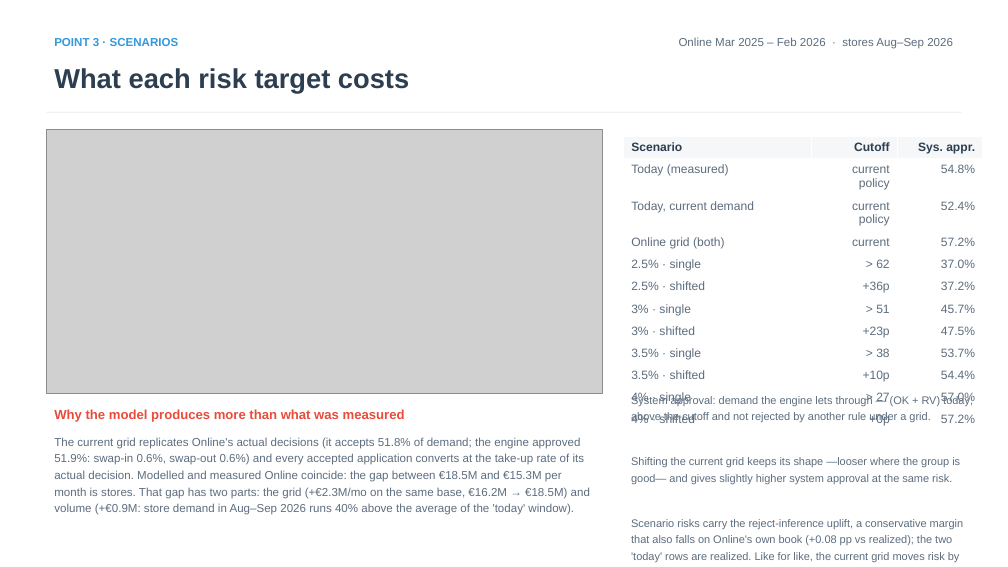
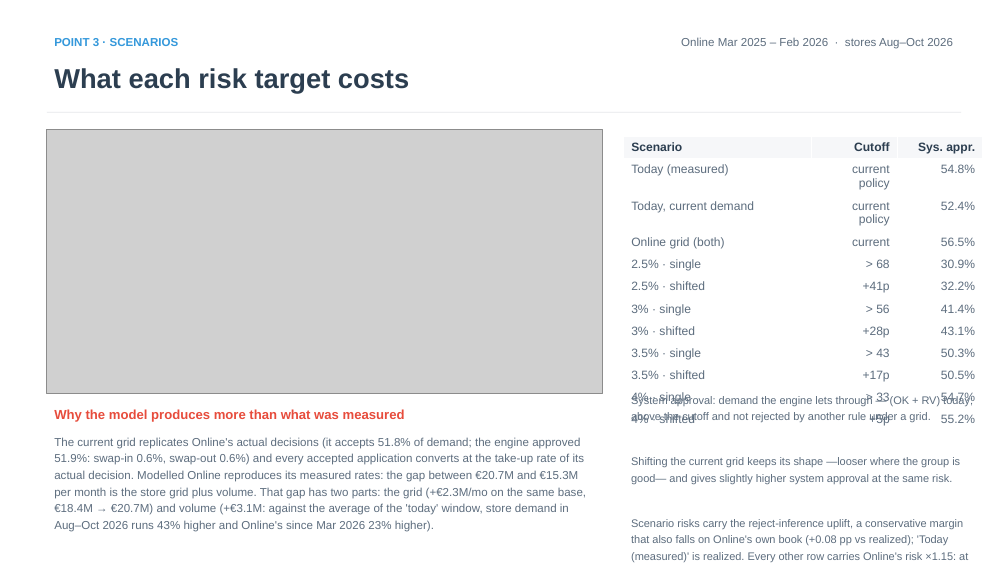
Before and after one commit to iocariz/scoring_tools, a slide deck: slide 7 of output/apple_deck/Apple_EFX_Study.pptx. Drawn at 1008x567 pixels with LibreOffice and Linux fonts; fonts in the diff are those of the drawing; grey boxes stand for pictures. Boxes give left, top, right and bottom in pixels: in the first picture for what was removed or moved away, otherwise in the second. Text is boxed around its words. In the diff, an @@ line names an element or a change of style, - is before the commit and + after.

```diff
--- a/output/apple_deck/Apple_EFX_Study.pptx
+++ b/output/apple_deck/Apple_EFX_Study.pptx
@@ text at box(681, 38, 953, 49): text changed @@
-Online Mar 2025 – Feb 2026 · stores Aug–Sep 2026
+Online Mar 2025 – Feb 2026 · stores Aug–Oct 2026
@@ table at box(624, 137, 983, 430) @@
-row 4, column 3: 57.2%
+row 4, column 3: 56.5%
-row 5, column 2: > 62
+row 5, column 2: > 68
-row 5, column 3: 37.0%
+row 5, column 3: 30.9%
-row 6, column 2: +36p
+row 6, column 2: +41p
-row 6, column 3: 37.2%
+row 6, column 3: 32.2%
-row 7, column 2: > 51
+row 7, column 2: > 56
-row 7, column 3: 45.7%
+row 7, column 3: 41.4%
-row 8, column 2: +23p
+row 8, column 2: +28p
-row 8, column 3: 47.5%
+row 8, column 3: 43.1%
-row 9, column 2: > 38
+row 9, column 2: > 43
-row 9, column 3: 53.7%
+row 9, column 3: 50.3%
-row 10, column 2: +10p
+row 10, column 2: +17p
-row 10, column 3: 54.4%
+row 10, column 3: 50.5%
-row 11, column 2: > 27
+row 11, column 2: > 33
-row 11, column 3: 57.0%
+row 11, column 3: 54.7%
-row 12, column 2: +0p
+row 12, column 2: +5p
-row 12, column 3: 57.2%
+row 12, column 3: 55.2%
@@ text at box(54, 437, 586, 532): text changed @@
-The current grid replicates Online's actual decisions (it accepts 51.8% of demand; the engine approved 51.9%: swap-in 0.6%, swap-out 0.6%) and every accepted application converts at the take-up rate of its actual decision. Modelled and measured Online coincide: the gap between €18.5M and €15.3M per month is stores. That gap has two parts: the grid (+€2.3M/mo on the same base, €16.2M → €18.5M) and volume (+€0.9M: store demand in Aug–Sep 2026 runs 40% above the average of the 'today' window).
+The current grid replicates Online's actual decisions (it accepts 51.8% of demand; the engine approved 51.9%: swap-in 0.6%, swap-out 0.6%) and every accepted application converts at the take-up rate of its actual decision. Modelled Online reproduces its measured rates: the gap between €20.7M and €15.3M per month is the store grid plus volume. That gap has two parts: the grid (+€2.3M/mo on the same base, €18.4M → €20.7M) and volume (+€3.1M: against the average of the 'today' window, store demand in Aug–Oct 2026 runs 43% higher and Online's since Mar 2026 23% higher).
@@ text at box(631, 519, 968, 562): text changed @@
-Scenario risks carry the reject-inference uplift, a conservative margin that also falls on Online's own book (+0.08 pp vs realized); the two 'today' rows are realized. Like for like, the current grid moves risk by -0.19 pp.
+Scenario risks carry the reject-inference uplift, a conservative margin that also falls on Online's own book (+0.08 pp vs realized); 'Today (measured)' is realized. Every other row carries Online's risk ×1.15: at equal score, its 2026 cohorts run above the window the curve was estimated on. Like for like, the current grid moves risk by -0.22 pp.
```
Also in this commit, not shown: 13 other slides changed, 14 other files.
